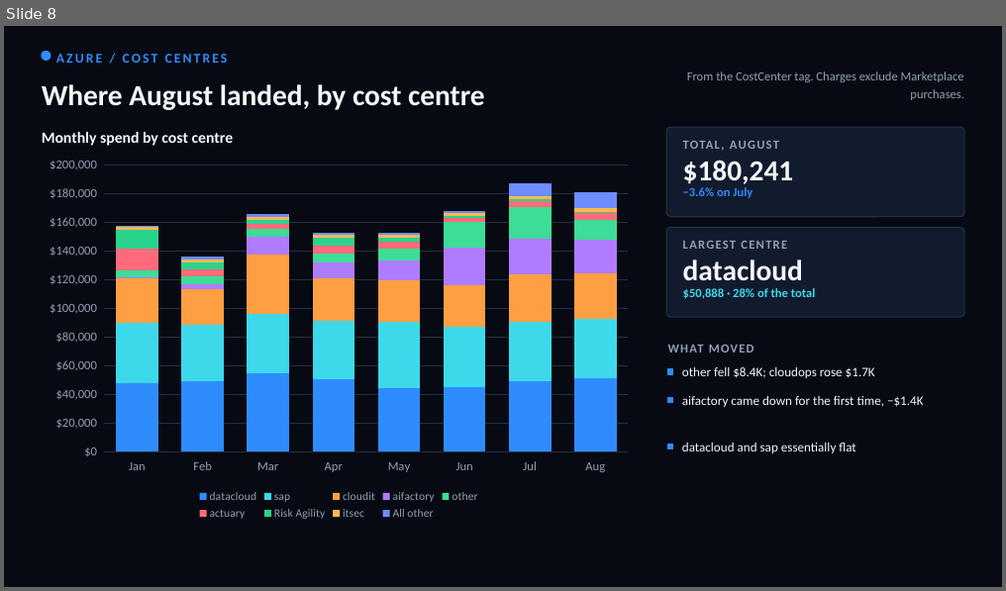
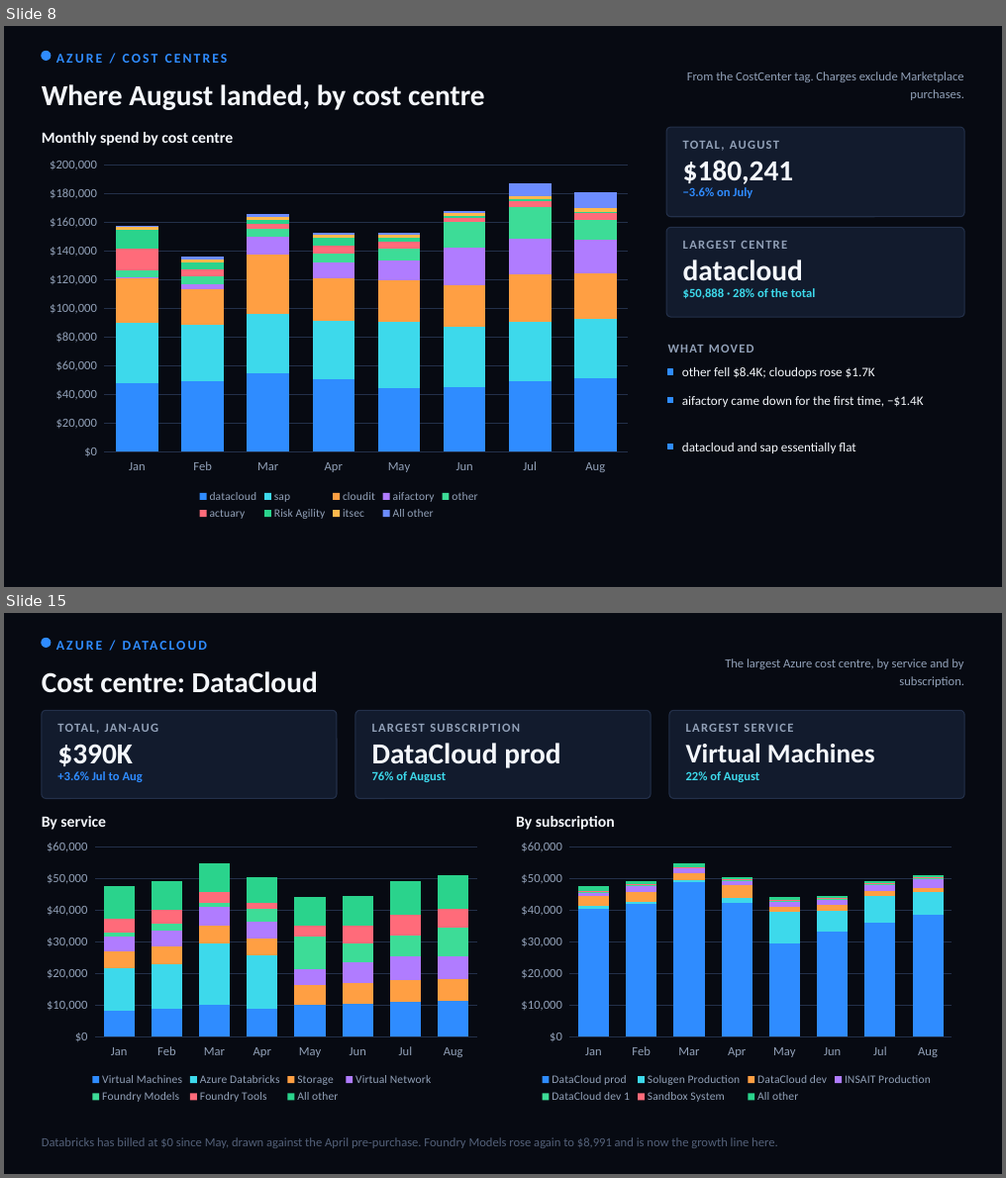
Before and after one commit to arielga5-code/Finops, a slide deck: presentations/cloud-cost-cio/Harel_Cloud_Cost_CIO_August.pptx. Shown one above the other, each under a label of ours: slide 8 before the commit, slides 8 and 15 after it; the slides between them are not shown. The pictures are 1006x591 and 1006x1178 pixels, drawn with LibreOffice and Linux fonts; fonts in the diff are those of the drawing. Boxes give left, top, right and bottom in pixels: in the first picture for what was removed or moved away, otherwise in the second. Text is boxed around its words. In the diff, an @@ line names an element or a change of style, - is before the commit and + after.

```diff
--- a/presentations/cloud-cost-cio/Harel_Cloud_Cost_CIO_August.pptx
+++ b/presentations/cloud-cost-cio/Harel_Cloud_Cost_CIO_August.pptx
@@ slide 15 added at (4,613,1002,1174), background #070A12 @@
@@ rectangle added at (4,613,1002,1174), fill #070A12, outline #070A12 1 pt @@
@@ ellipse added at (42,639,51,648), fill #2F8CFF, outline #2F8CFF 1 pt @@
@@ text added at (56,636,655,655), 13 pt, text #2F8CFF, bold @@
+AZURE / DATACLOUD
@@ text added at (42,671,318,693), 28 pt, text #F4F7FB, bold @@
+Cost centre: DataCloud
@@ text added at (725,659,964,687), 12 pt, text #91A0B7 @@
+The largest Azure cost centre, by service and by subscription.
@@ rounded rectangle added at (42,710,337,799), fill #121B2D, outline #23304A 1 pt @@
@@ text added at (57,718,320,738), 12 pt, text #91A0B7, bold @@
+TOTAL, JAN-AUG
@@ rounded rectangle added at (355,710,650,799), fill #121B2D, outline #23304A 1 pt @@
@@ text added at (372,724,425,732), 12 pt, text #91A0B7, bold @@
+LARGEST SUBSCRIPTION
@@ rounded rectangle added at (669,710,964,799), fill #121B2D, outline #23304A 1 pt @@
@@ text added at (686,724,739,732), 12 pt, text #91A0B7, bold @@
+LARGEST SERVICE
@@ text added at (57,744,133,766), 28 pt, text #F4F7FB, bold @@
+$390K
@@ text added at (372,743,560,768), 28 pt, text #F4F7FB, bold @@
+DataCloud prod
@@ text added at (686,744,875,762), 25.8 pt, text #F4F7FB, bold @@
+Virtual Machines
@@ text added at (57,771,143,782), 12 pt, text #2F8CFF, bold @@
++3.6% Jul to Aug
@@ text added at (372,771,446,782), 12 pt, text #3DD9EB, bold @@
+76% of August
@@ text added at (686,771,759,782), 12 pt, text #3DD9EB, bold @@
+22% of August
@@ text added at (42,816,106,830), 15 pt, text #F4F7FB, bold @@
+By service
@@ text added at (516,816,615,830), 15 pt, text #F4F7FB, bold @@
+By subscription
@@ column stacked chart added at (38,834,486,1107) @@
+categories: Jan, Feb, Mar, Apr, May, Jun, Jul, Aug
+Virtual Machines: 8000, 9000, 10000, 9000, 10000, 10000, 11000, 11000
+Azure Databricks: 14000, 14000, 19000, 17000, 0, 0, 0, 0
+Storage: 5000, 6000, 6000, 6000, 6000, 6000, 7000, 7000
+Virtual Network: 5000, 5000, 6000, 5000, 5000, 7000, 7000, 7000
+Foundry Models: 1000, 2000, 1000, 4000, 10000, 6000, 7000, 9000
+Foundry Tools: 4000, 4000, 3000, 2000, 3000, 6000, 7000, 6000
+All other: 10000, 9000, 9000, 8000, 9000, 9000, 11000, 11000
@@ column stacked chart added at (512,834,960,1107) @@
+categories: Jan, Feb, Mar, Apr, May, Jun, Jul, Aug
+DataCloud prod: 40000, 42000, 49000, 42000, 29000, 33000, 36000, 39000
+Solugen Production: 1000, 1000, 1000, 2000, 10000, 7000, 8000, 7000
+DataCloud dev: 3000, 3000, 2000, 4000, 2000, 2000, 2000, 1000
+INSAIT Production: 1000, 2000, 1000, 1000, 1000, 2000, 2000, 3000
+DataCloud dev 1: 0, 0, 0, 0, 0, 0, 0, 0
+Sandbox System: 0, 0, 0, 0, 0, 0, 0, 0
+All other: 1000, 1000, 1000, 1000, 1000, 1000, 1000, 1000
@@ text added at (42,1138,778,1149), 12 pt, text #536078 @@
+Databricks has billed at $0 since May, drawn against the April pre-purchase. Foundry Models rose again to $8,991 and is now the growth line here.
```
Also in this commit, not shown: 5 slides changed, 7 other slides added, 6 other files.
